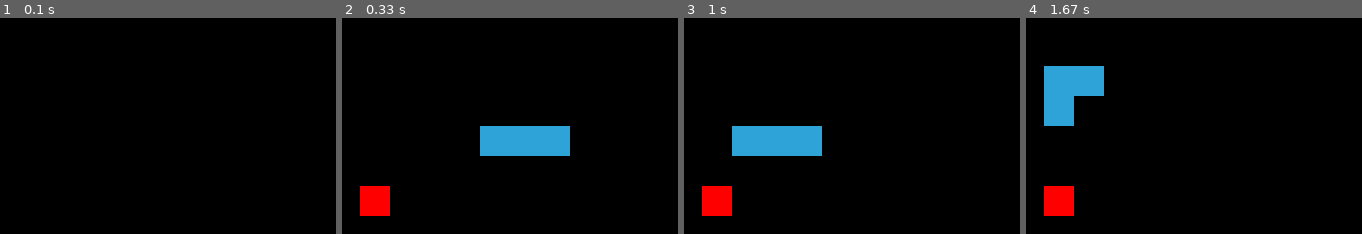
Above: before the commit, frames 1-4 (left to right).
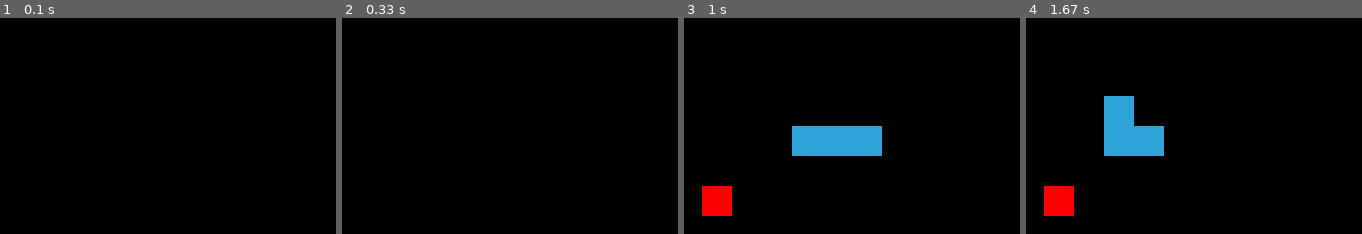
Above: after the commit, the same moments.

Repository: linusqzdeng/my-game
Game: pygame game, started from snake/snake.py
Same seed, same stepped clock (60 frames per second), same inputs: the game is played once before the commit and once after it.
Inputs:
- Up to frame 1 (0.1 s): no input
- Up to frame 2 (0.33 s): no input
- Up to frame 3 (1 s): hold Up from 0.83 s (still down)
- Up to frame 4 (1.67 s): release Up at 1.33 s; hold Right from 1.37 s (still down)

Frame 1 is identical in both runs. In frame 2, 5.0% of the frame differs, in the area x 5-68%, y 50-92%; in frame 3, 5.0%; in frame 4, 7.4%, in the area x 5-42%, y 22-64%.

Commit message:
Add difficulty system

Diff:
--- a/snake/snake.py
+++ b/snake/snake.py
@@ -106,23 +106,23 @@
         self.snake = Snake(self.screen)
         self.food = Food(self.screen)
         self.score = 0
-        self.speed = 5  # difficulty
+        self.speed = 3
 
-    def harder(self):
-        """Increases the snake moving speed every 50 scores."""
-        if self.score != 0 and self.score % 50 == 0 and (self.score + 10) % 50 != 0:
-            # self.speed += 2
-            pass
+    def snake_speed(self):
+        """Increases the snake moving speed in terms of the snake body length."""
+        if self.speed >= 20:
+            self.speed = 20  # max speed
+        else:
+            self.speed = len(self.snake.body)
+
+    def snake_grow(self):
+        if self.food.eaten and not self.snake.grow:
+            self.snake.grow = 1
 
     def scores(self):
-        if self.snake_grow():
+        if self.food.eaten:
             self.score += 10
             print(self.score)
-
-    def snake_grow(self):
-        if self.food.eaten:
-            self.snake.grow = 1
-            return 1  # for scores()
 
     def food_eaten(self):
         self.food.eaten = 0
@@ -130,12 +130,12 @@
             self.food.eaten = 1
 
     def update(self):
+        self.food_eaten()
         self.snake_grow()
-        self.food_eaten()
         self.scores()
-        self.harder()
         self.snake.update()
         self.food.update()
+        self.snake_speed()
 
 
 def main():
